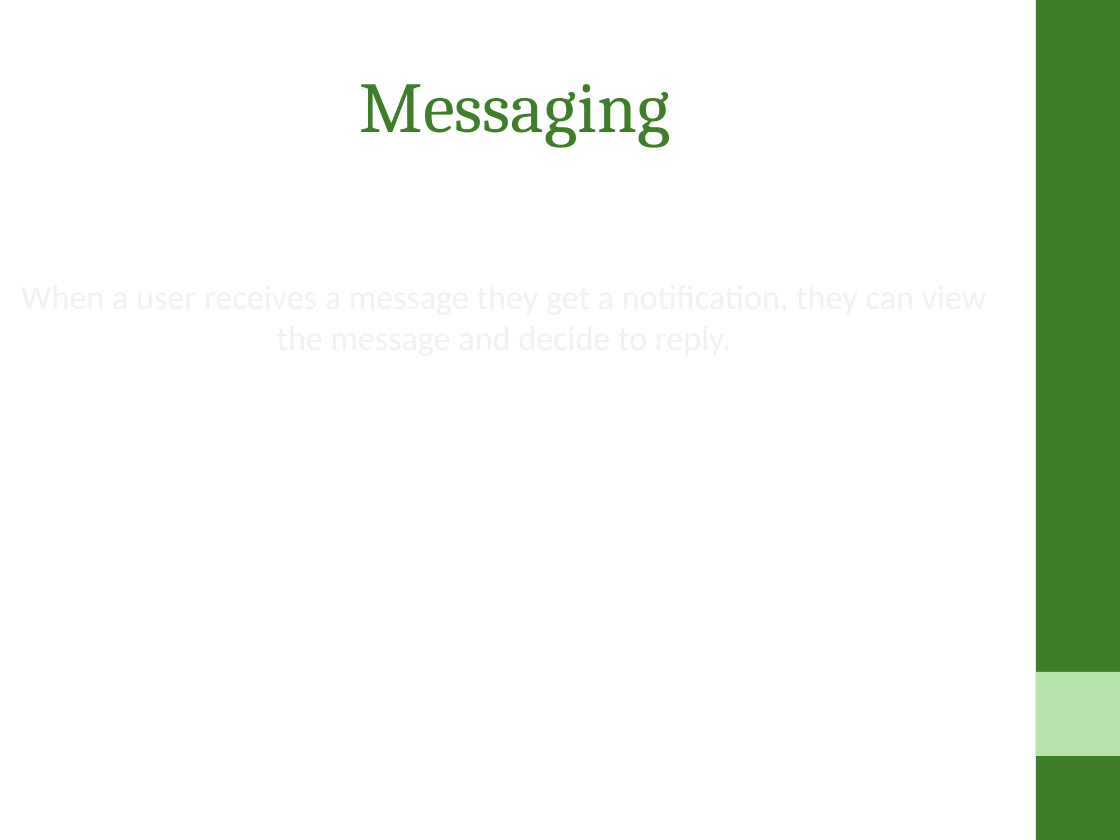
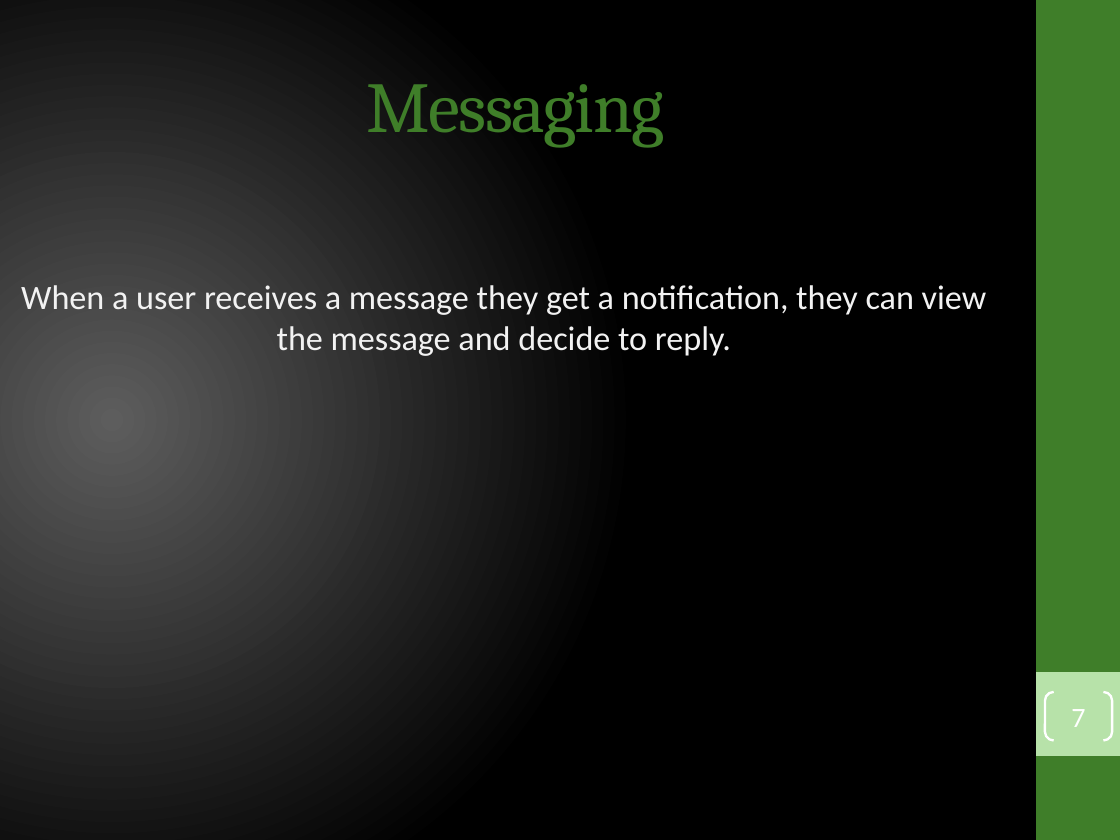
Before and after one commit to ahtif/FlatFinder, a slide deck: slide 7 of admin/presentation/Presentation for Flat Finder Application.pptx. Drawn at 1120x840 pixels with LibreOffice and Linux fonts; fonts in the diff are those of the drawing. Boxes give left, top, right and bottom in pixels: in the first picture for what was removed or moved away, otherwise in the second. Text is boxed around its words. In the diff, an @@ line names an element or a change of style, - is before the commit and + after.

Commit message:
Fixed colours

```diff
--- a/admin/presentation/Presentation for Flat Finder Application.pptx
+++ b/admin/presentation/Presentation for Flat Finder Application.pptx
@@ background #FFFFFF to gradient #5E5E5E to #000000 @@
@@ title "Messaging" at <box>367,84,665,147</box>: letter spacing 0 to -1 pt @@
@@ text added at <box>21,285,987,356</box>, 22 pt, text #F2F2F2 @@
+When a user receives a message they get a notification, they can view the message and decide to reply.
@@ page number added at <box>1045,692,1112,740</box>, outline #FFFFFF 1.5 pt, 18 pt, text #FFFFFF @@
+7
```
Also in this commit, not shown: 9 other slides changed, 1 slide removed.
